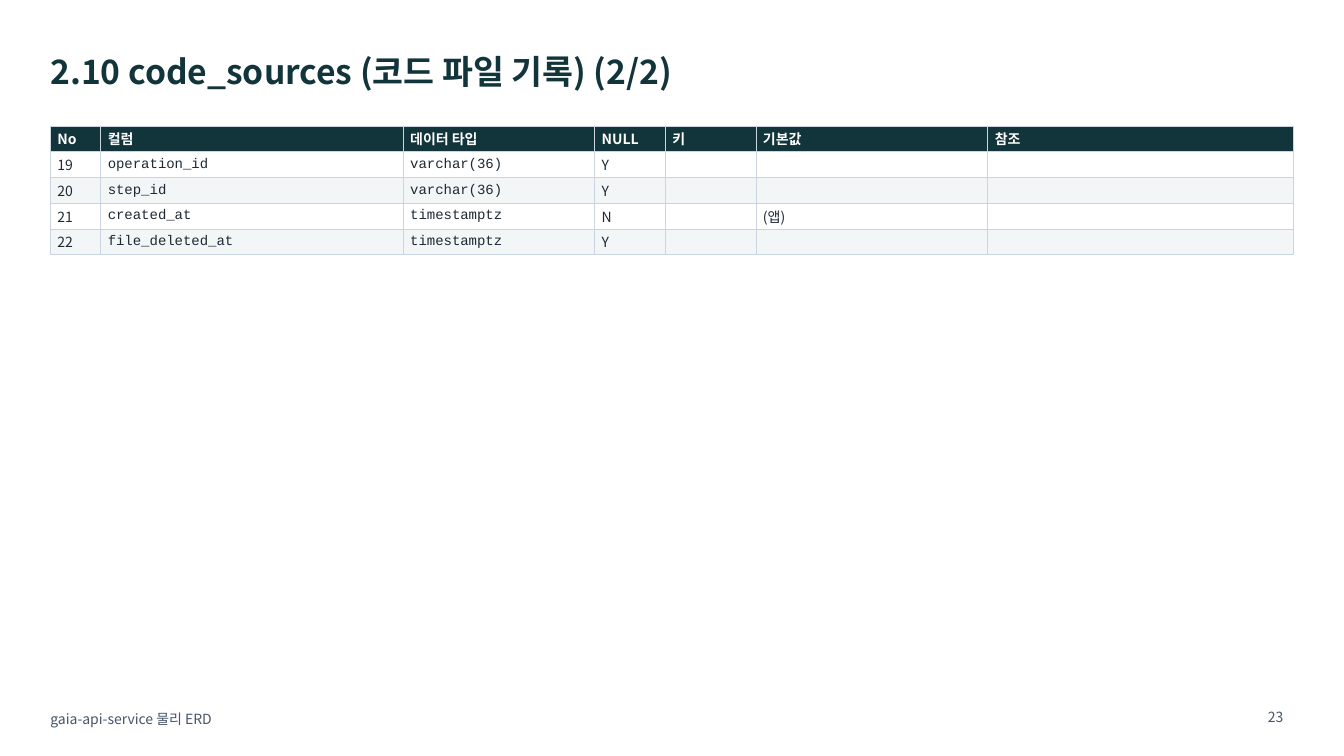
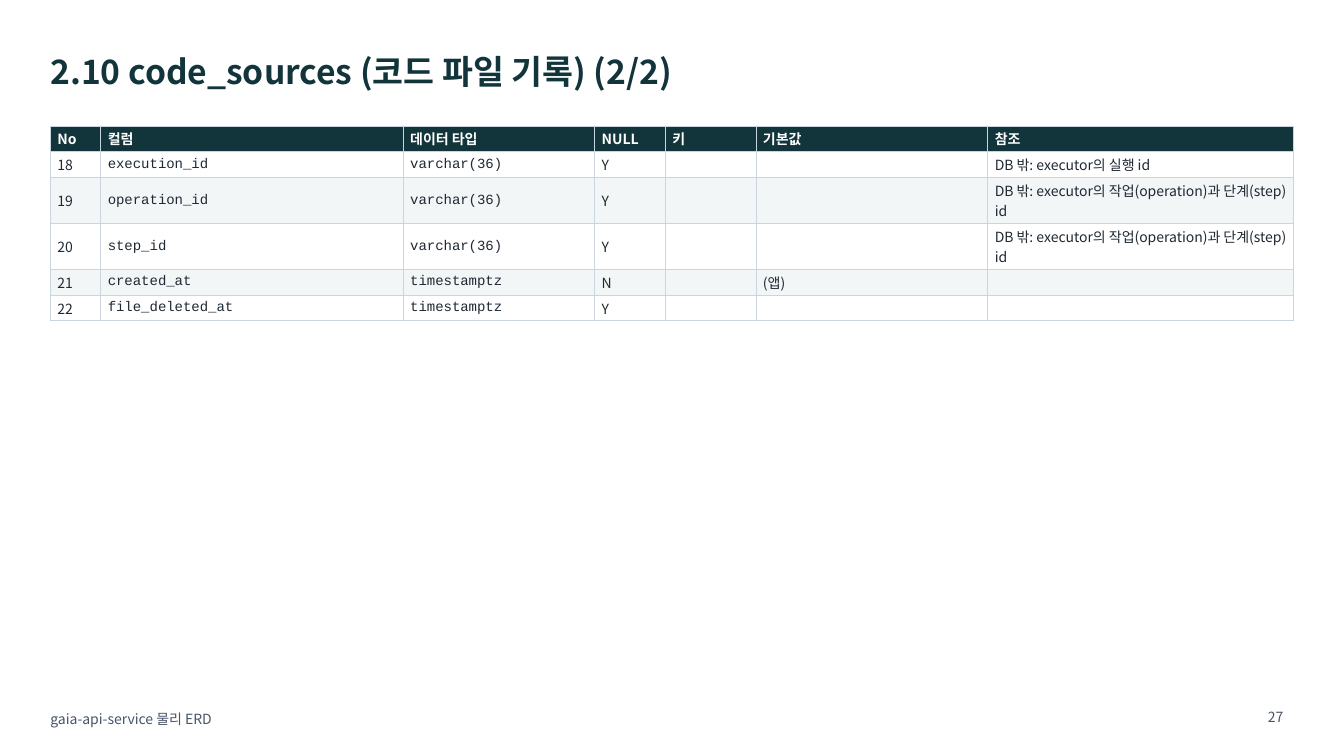
Before and after one commit to KimHwaJin/pr-agentic-service, a slide deck: slide 27 of docs/deliverables/05-erd-physical.pptx (slide 23 before the commit). Drawn at 1344x756 pixels with LibreOffice and Linux fonts; fonts in the diff are those of the drawing. Boxes give left, top, right and bottom in pixels: in the first picture for what was removed or moved away, otherwise in the second. Text is boxed around its words. In the diff, an @@ line names an element or a change of style, - is before the commit and + after.

```diff
--- a/docs/deliverables/05-erd-physical.pptx
+++ b/docs/deliverables/05-erd-physical.pptx
@@ table at (x1=50, y1=126, x2=1294, y2=318) @@
-row 2: 19 | operation_id | varchar(36) | Y |  |  | 
-row 3: 20 | step_id | varchar(36) | Y |  |  | 
+row 2: 18 | execution_id | varchar(36) | Y |  |  | DB 밖: executor의 실행 id
+row 3: 19 | operation_id | varchar(36) | Y |  |  | DB 밖: executor의 작업(operation)과 단계(step) id
+row 4: 20 | step_id | varchar(36) | Y |  |  | DB 밖: executor의 작업(operation)과 단계(step) id
@@ page number at (x1=1268, y1=711, x2=1284, y2=722): text changed @@
-23
+27
```
Also in this commit, not shown: 24 other slides changed, 4 slides added, 8 other files.
